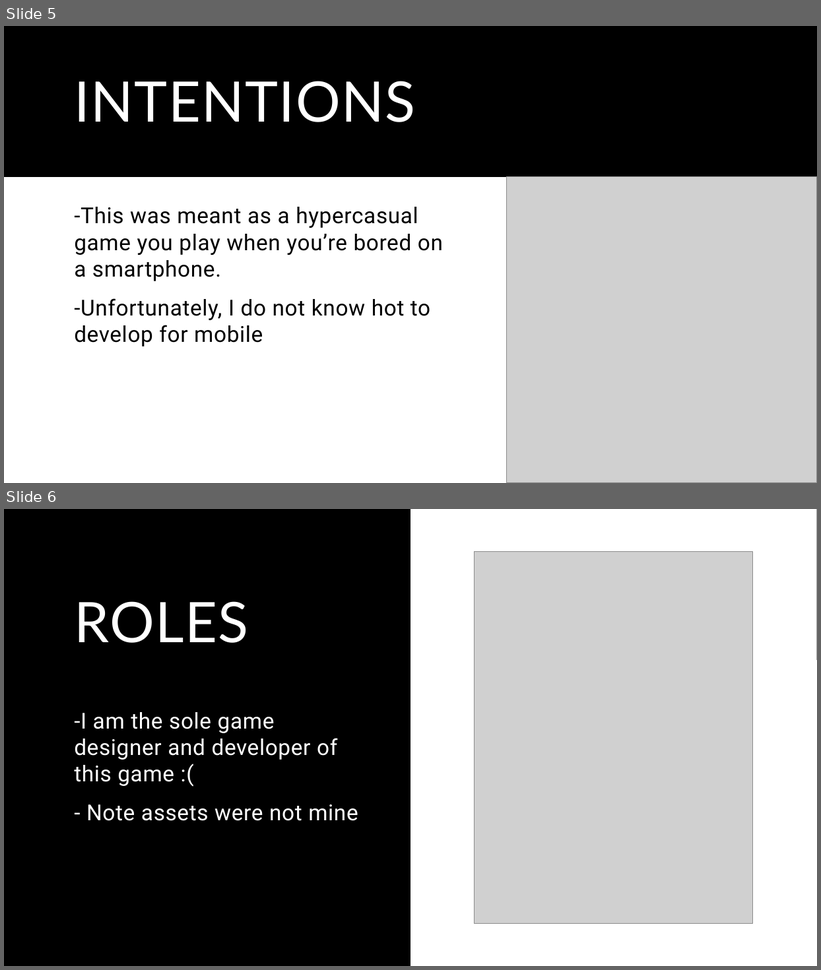
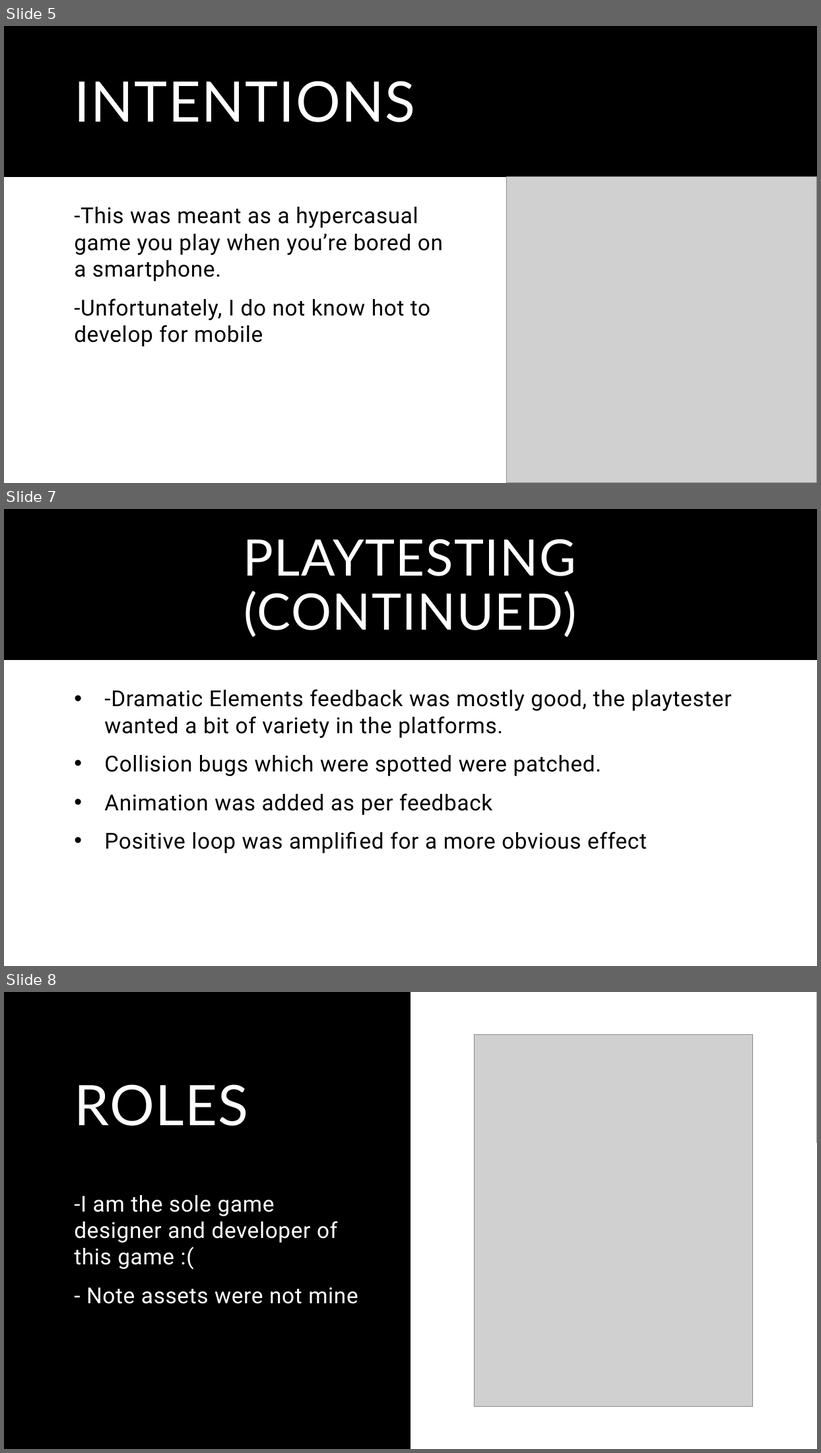
Before and after one commit to EricSpiteri/Eric_Spiteri_Task4, a slide deck: Presentation/ERIC_SPITERI_TASK4.pptx. Shown one above the other, each under a label of ours: slides 5 and 6 before the commit, slides 5, 7 and 8 after it; the slides between them are not shown. The pictures are 821x970 and 821x1453 pixels, drawn with LibreOffice and Linux fonts; fonts in the diff are those of the drawing; grey boxes stand for pictures. Boxes give left, top, right and bottom in pixels: in the first picture for what was removed or moved away, otherwise in the second. Text is boxed around its words. In the diff, an @@ line names an element or a change of style, - is before the commit and + after.

Commit message:
tweaks

```diff
--- a/Presentation/ERIC_SPITERI_TASK4.pptx
+++ b/Presentation/ERIC_SPITERI_TASK4.pptx
@@ slide 7 added at bbox=[4, 509, 817, 966], background #FFFFFF; not listed: 1 template element that a slide beside it also shows @@
@@ title added at bbox=[244, 539, 577, 637], 59.4 pt, text #FFFFFF @@
+PLAYTESTING
+(CONTINUED)
@@ text added at bbox=[104, 689, 732, 854], 26 pt, text #000000 @@
+• -Dramatic Elements feedback was mostly good, the playtester wanted a bit of variety in the platforms.
+• Collision bugs which were spotted were patched.
+• Animation was added as per feedback
+• Positive loop was amplified for a more obvious effect
@@ what was slide 6 is now slide 8 @@
```
Also in this commit, not shown: 1 other slide added.
